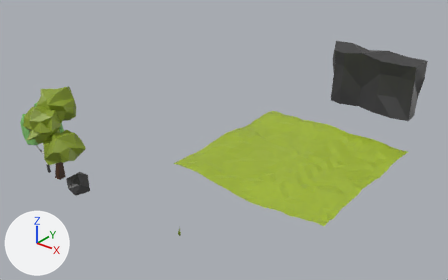
Before and after pictures for a commit that changed the Blender file Assets/Models/Models.blend.
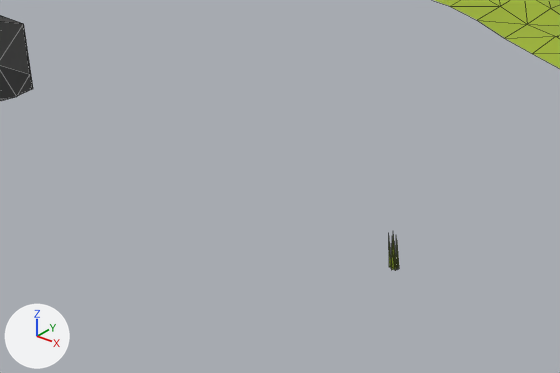
Each version is shown whole from a 50 mm camera at (34.4, -36.1, 34.2) aimed at (-7.6, 16.3, 1.7), then close up on the part from 18% to 49% of the width and 60% to 93% of the height. The axes (+X, +Y, +Z) are drawn at lower left. The lights are the same throughout. The close-ups show mesh edges as thin lines.

Names of what the first close-up shows: 'Grass A', 'Rock A', 'Terrain A'.
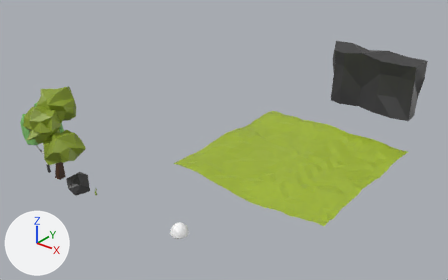
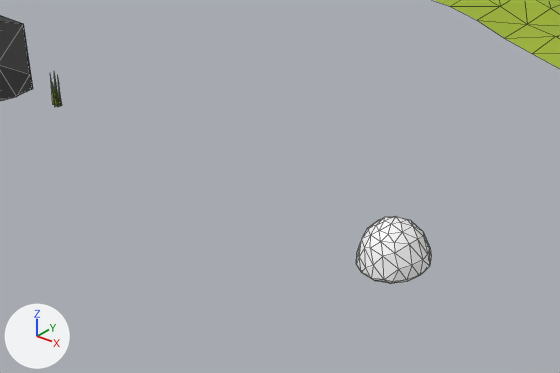
Commit message: Adding slime

What changed in the scene script:
```text
Add me_slime:
    me_slime.from_pydata(...)  # 86 vertices, 168 faces; spans x -0.89..0.88, y -0.89..0.89, z 0.0..1.29
    me_slime.materials.append(mat_models)  # picture img_models_png
Change ob_grass_a:
    ob_grass_a.location: (0.0, 0.0, 0.0) -> (-12.0, 0.0, 0.0)
Add ob_slime:
    ob_slime = bpy.data.objects.new('Slime', me_slime)
    ob_slime.location = (0.0, 0.0, 0.0)
```

Changed parts and their boxes (x1, y1, x2, y2) in the close-ups (560 x 373 px):
'Slime', added
    after: (356, 216, 431, 284)
'Grass A', moved
    before: (389, 235, 399, 271)
    after: (50, 72, 62, 107)
